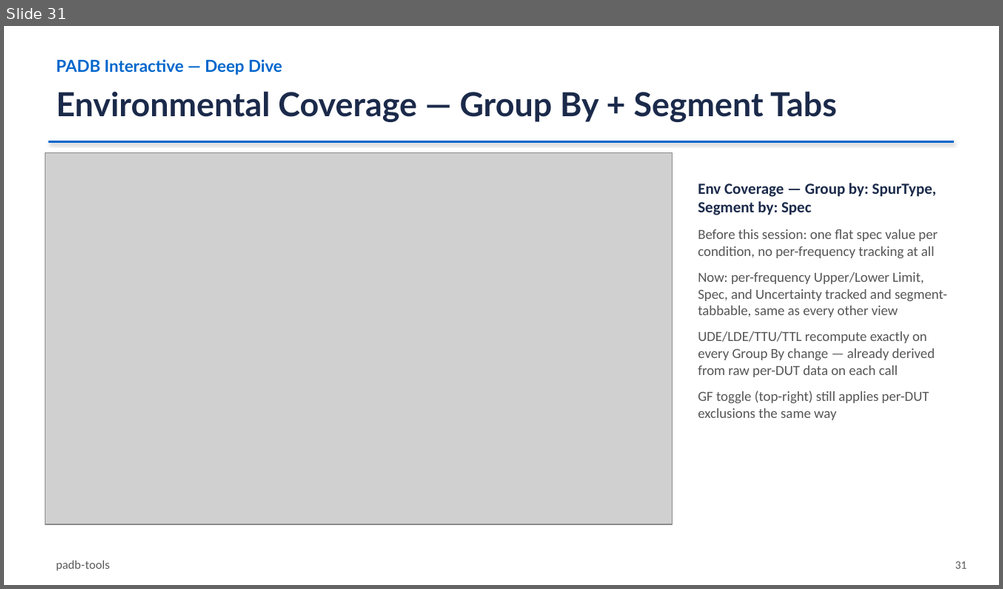
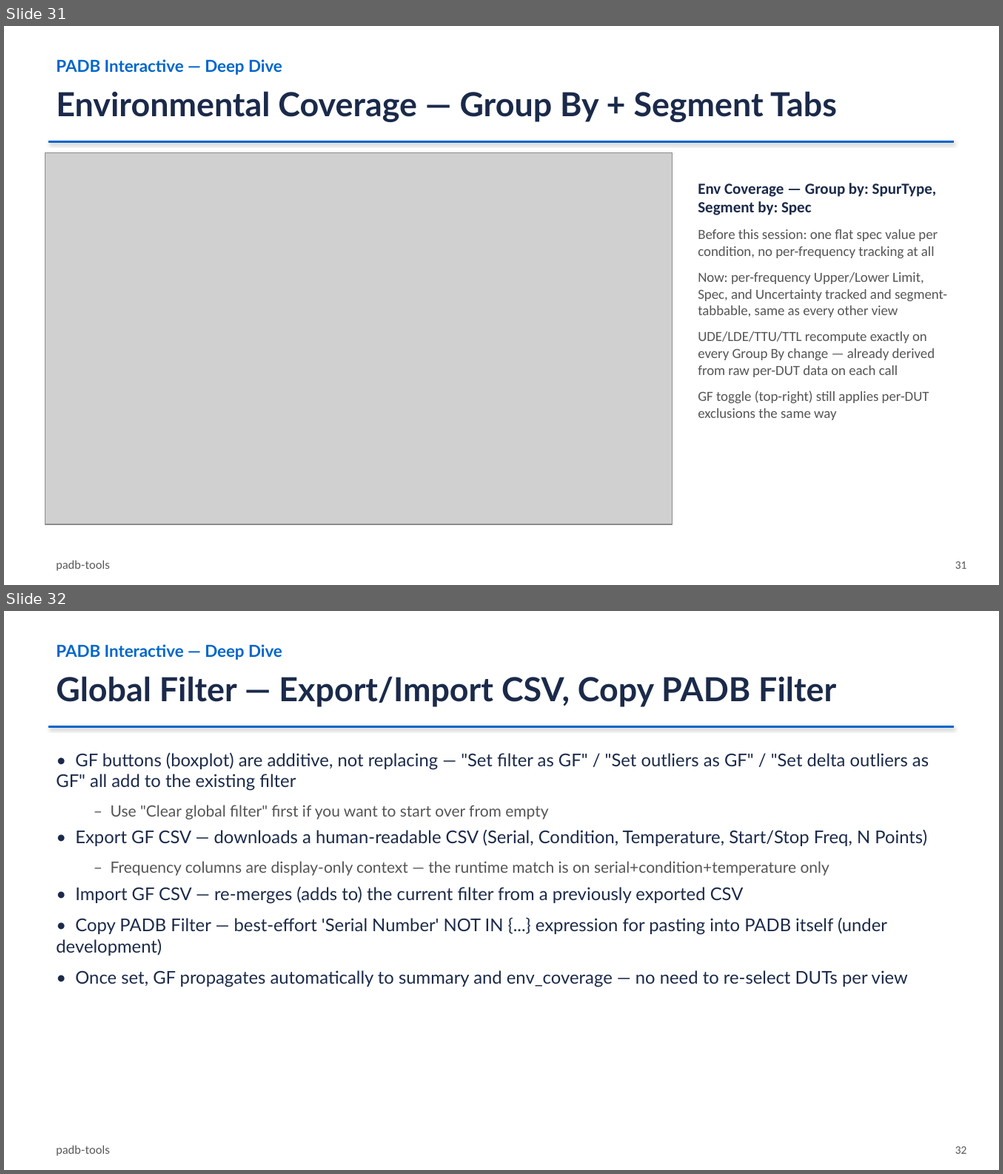
Before and after one commit to damurray/padb-tools, a slide deck: PADB_Simple_and_Interactive.pptx. Shown one above the other, each under a label of ours: slide 31 before the commit, slides 31 and 32 after it. The pictures are 1003x589 and 1003x1174 pixels, drawn with LibreOffice and Linux fonts; fonts in the diff are those of the drawing; grey boxes stand for pictures. Boxes give left, top, right and bottom in pixels: in the first picture for what was removed or moved away, otherwise in the second. Text is boxed around its words. In the diff, an @@ line names an element or a change of style, - is before the commit and + after.

Commit message:
Regenerate training deck with Aug 6-11 feature slides
Rebuilt PADB_Simple_and_Interactive.pptx from the updated archive/_build_slides.py (45 slides): adds GF export/import, in-page Help panel, padb_csv_check.py, and web app job-abort/exclusivity-guard slides. PDFs (GETTING_STARTED.pdf, PADB_Tools_Guide.pdf) stay gitignored/untracked as before.

```diff
--- a/PADB_Simple_and_Interactive.pptx
+++ b/PADB_Simple_and_Interactive.pptx
@@ slide 32 added at (4, 611, 999, 1170), background #FFFFFF @@
@@ text added at (56, 644, 282, 660), 16 pt, text #0066CC, bold @@
+PADB Interactive — Deep Dive
@@ text added at (56, 676, 836, 707), 32 pt, text #1B2A4A, bold @@
+Global Filter — Export/Import CSV, Copy PADB Filter
@@ line added from (48, 726) to (954, 726), #0066CC 2.25 pt @@
@@ text added at (56, 752, 928, 988), 17 pt, text #1B2A4A @@
+• GF buttons (boxplot) are additive, not replacing — "Set filter as GF" / "Set outliers as GF" / "Set delta outliers as GF" all add to the existing filter
+  – Use "Clear global filter" first if you want to start over from empty
+• Export GF CSV — downloads a human-readable CSV (Serial, Condition, Temperature, Start/Stop Freq, N Points)
+  – Frequency columns are display-only context — the runtime match is on serial+condition+temperature only
+• Import GF CSV — re-merges (adds to) the current filter from a previously exported CSV
+• Copy PADB Filter — best-effort 'Serial Number' NOT IN {...} expression for pasting into PADB itself (under development)
+• Once set, GF propagates automatically to summary and env_coverage — no need to re-select DUTs per view
@@ text added at (56, 1145, 110, 1156), 11 pt, text #555555 @@
+padb-tools
@@ text added at (955, 1147, 967, 1154), 11 pt, text #555555 @@
+32
```
Also in this commit, not shown: 9 slides changed, 3 other slides added.
